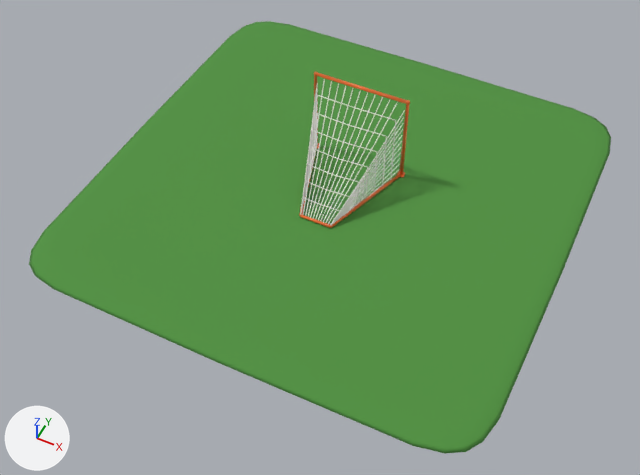
Two versions of the Blender file 3D/Production/Goal/LaxAttack_Goal.blend, one commit apart.
One viewpoint serves both versions: a 50 mm camera at (5.73, -13.36, 13.64) aimed at (0.22, -2.32, -0.15). Arrows for +X, +Y and +Z are at lower left; the lights stay in place. The picture after the commit comes second.

The first picture shows 'floor', 'lax_goal_frame', 'lax_goal_net'.
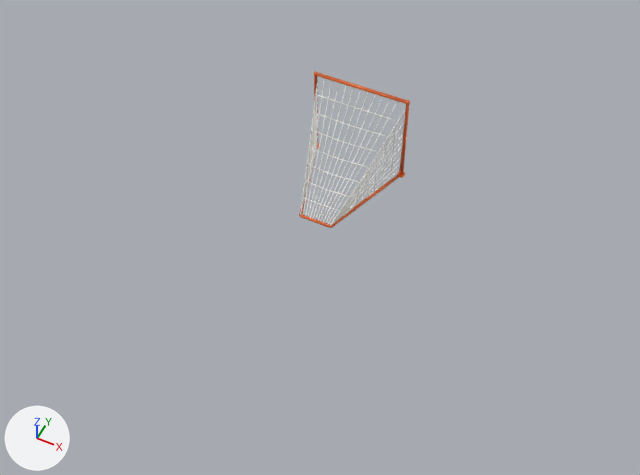
Location of each change, [x1, y1, x2, y2] in pixels of the pictures (640 x 475 px):
'floor', deleted (green)
    before: [29, 21, 611, 454]

What the commit changed:
Object 'floor' (ob_floor) is deleted.
